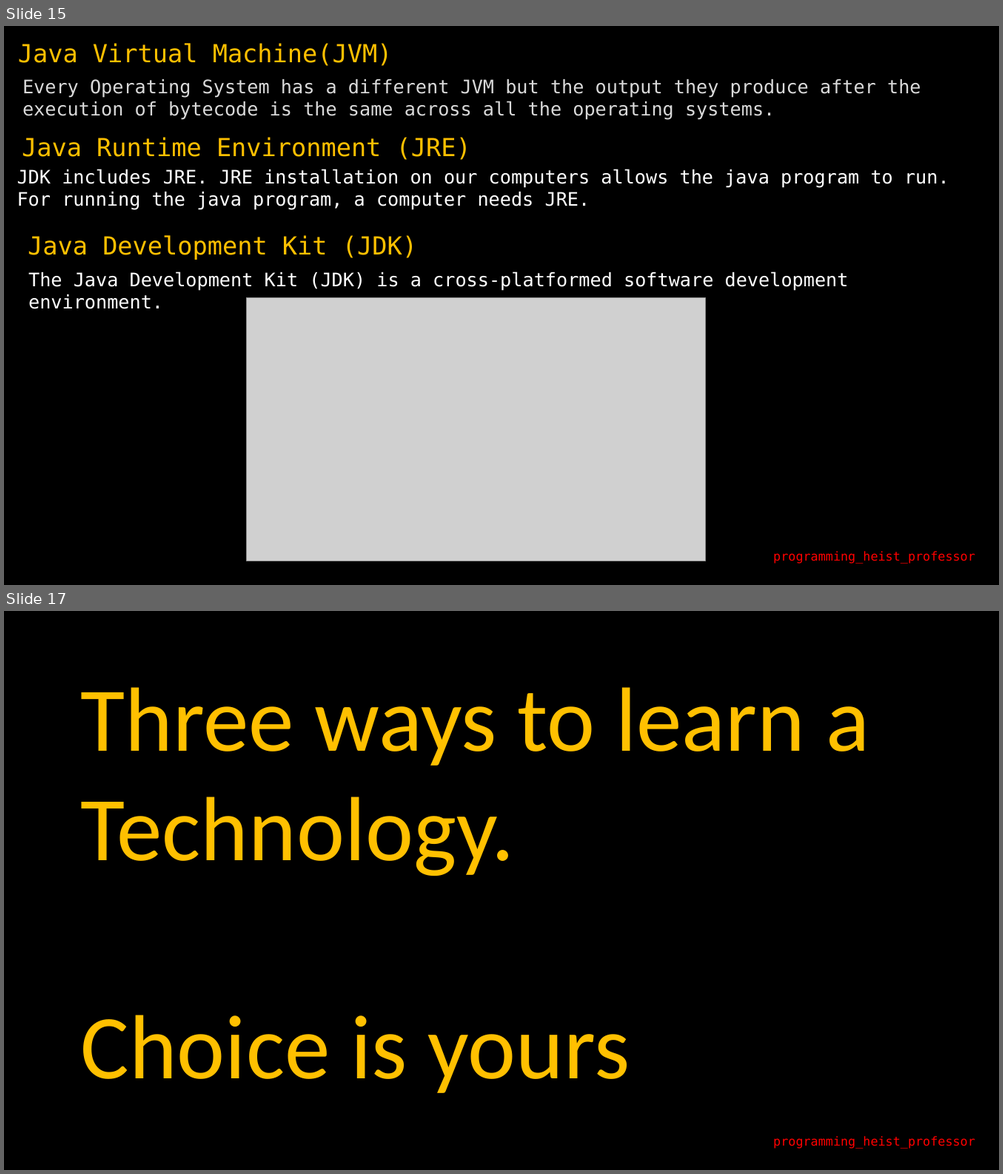
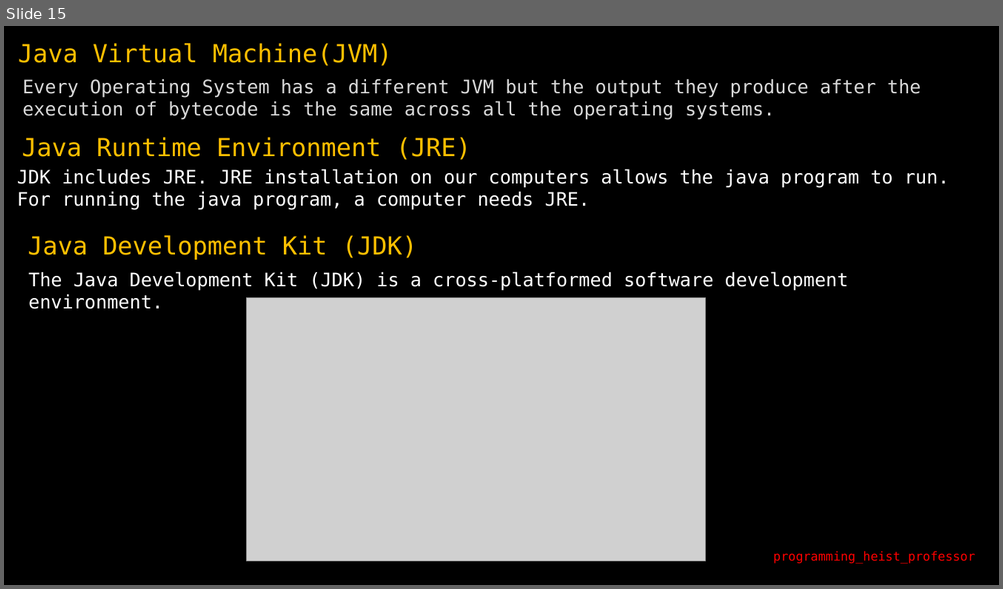
Before and after one commit to krishankansal/BCA1004T_Object_Oriented_Programming_Using_Java, a slide deck: Unit-I/ppt/WhyJava_1.pptx. Shown one above the other, each under a label of ours: slides 15 and 17 before the commit, slide 15 after it; the slides between them are not shown. The pictures are 1003x1174 and 1003x589 pixels, drawn with LibreOffice and Linux fonts; fonts in the diff are those of the drawing; grey boxes stand for pictures. Boxes give left, top, right and bottom in pixels: in the first picture for what was removed or moved away, otherwise in the second. Text is boxed around its words. In the diff, an @@ line names an element or a change of style, - is before the commit and + after.

```diff
--- a/Unit-I/ppt/WhyJava_1.pptx
+++ b/Unit-I/ppt/WhyJava_1.pptx
@@ slide 17 removed at (4, 611, 999, 1170), background #000000 @@
@@ text removed at (81, 687, 869, 1093) @@
-Three ways to learn a Technology.
-Choice is yours
@@ text removed at (773, 1136, 975, 1149) @@
-programming_heist_professor
```
Also in this commit, not shown: 11 slides changed, 4 other slides removed.
